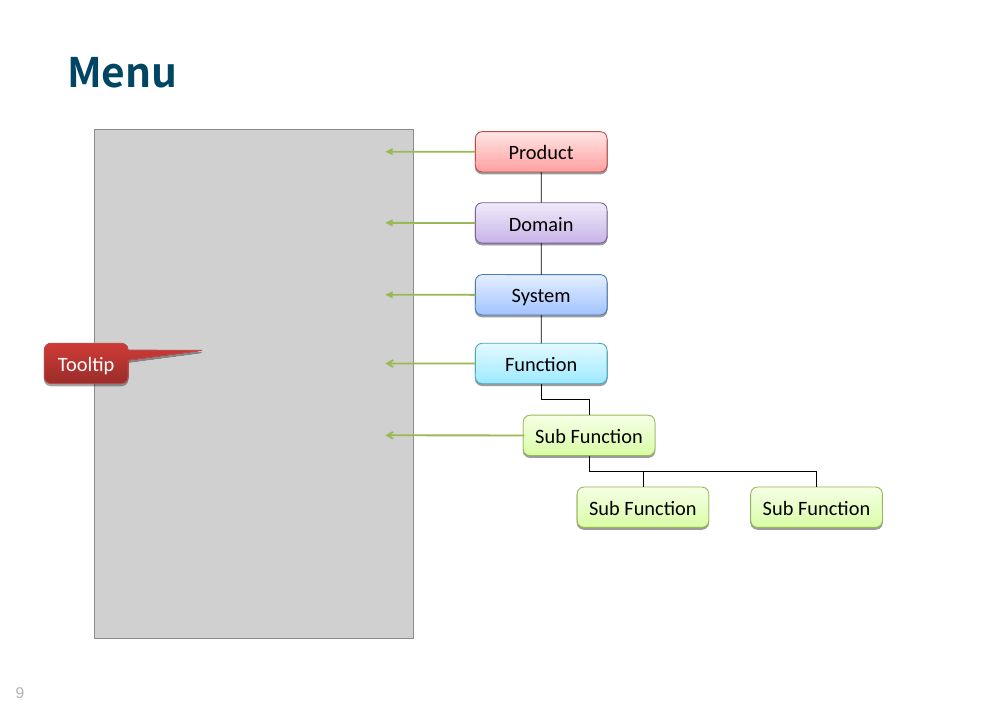
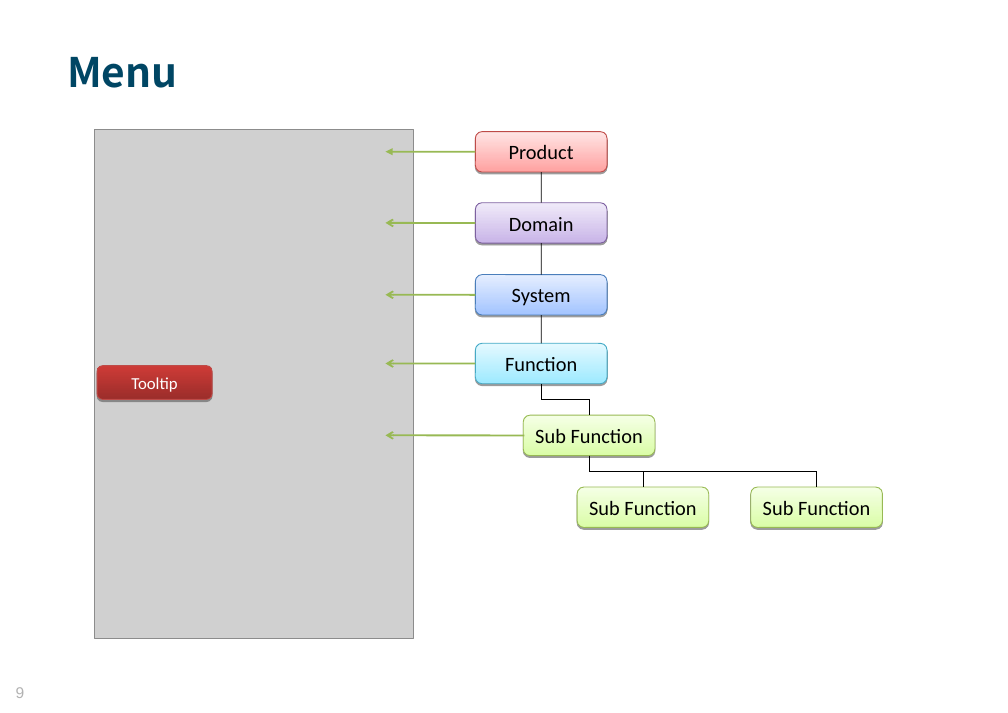
Before and after one commit to MosesZhu/Cube, a slide deck: slide 9 of Document/New Webframework Introduction.ppt. Drawn at 1008x713 pixels with LibreOffice and Linux fonts; fonts in the diff are those of the drawing; grey boxes stand for pictures; background and template pictures are left out. Boxes give left, top, right and bottom in pixels: in the first picture for what was removed or moved away, otherwise in the second. Text is boxed around its words. In the diff, an @@ line names an element or a change of style, - is before the commit and + after.

```diff
--- a/Document/New Webframework Introduction.ppt
+++ b/Document/New Webframework Introduction.ppt
@@ rounded rectangle "Tooltip": place and size @@
-rounded rectangle "Tooltip" at box(44, 343, 128, 384)
+rounded rectangle "Tooltip" at box(97, 366, 212, 399)
@@ rounded rectangle "Tooltip" at box(97, 366, 212, 399): size 17 to 14 pt; rounded speech box to rounded rectangle @@
```
Also in this commit, not shown: 3 other slides changed, 11 slides added, 5 slides removed, 1 other file.
